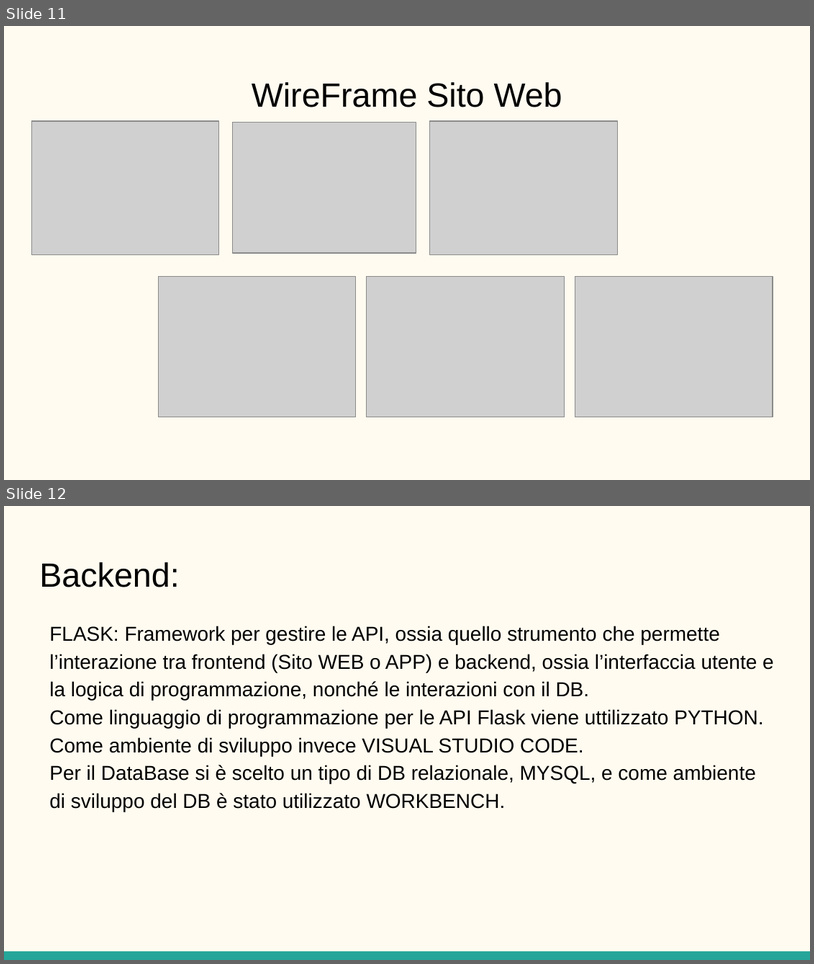
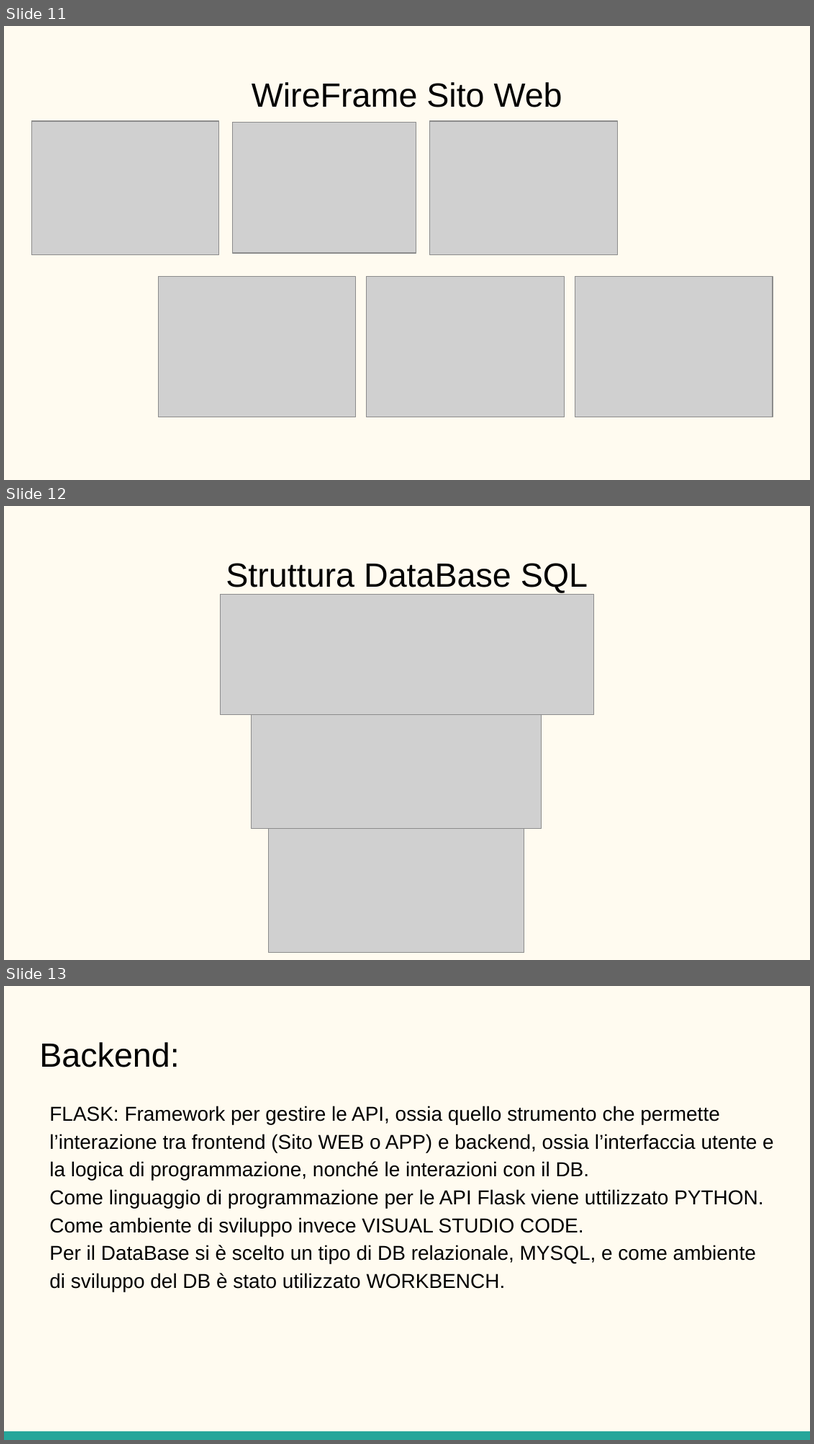
Before and after one commit to Tommiconlai/AppPet, a slide deck: Documenti/Relazione Finale/PP relazione.pptx. Shown one above the other, each under a label of ours: slides 11 and 12 before the commit, slides 11, 12 and 13 after it. The pictures are 814x964 and 814x1444 pixels, drawn with LibreOffice and Linux fonts; fonts in the diff are those of the drawing; grey boxes stand for pictures. Boxes give left, top, right and bottom in pixels: in the first picture for what was removed or moved away, otherwise in the second. Text is boxed around its words. In the diff, an @@ line names an element or a change of style, - is before the commit and + after.

Commit message:
Aggiunto struttura db a pp

```diff
--- a/Documenti/Relazione Finale/PP relazione.pptx
+++ b/Documenti/Relazione Finale/PP relazione.pptx
@@ slide 12 added at (4, 506, 810, 960), background #FFFBF0 @@
@@ title added at (226, 563, 588, 593), 30 pt, text #000000 @@
+Struttura DataBase SQL
@@ picture added at (220, 594, 594, 715) @@
@@ picture added at (252, 715, 542, 829) @@
@@ picture added at (268, 829, 524, 952) @@
@@ what was slide 12 is now slide 13 @@
```
